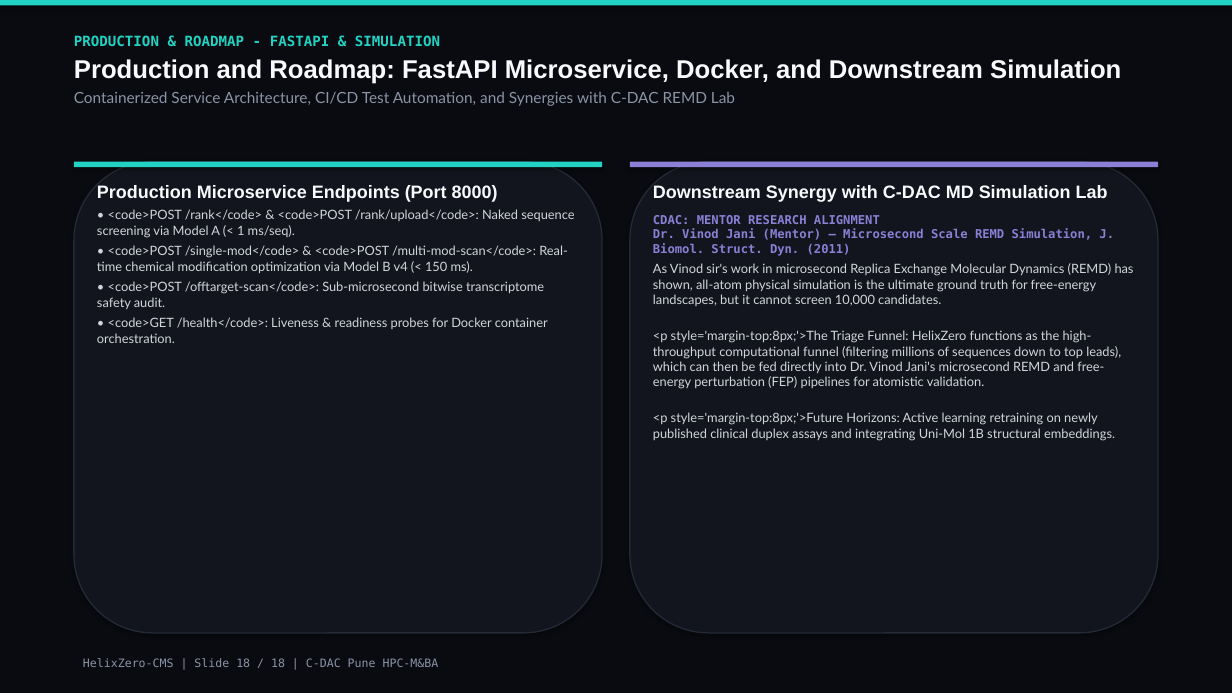
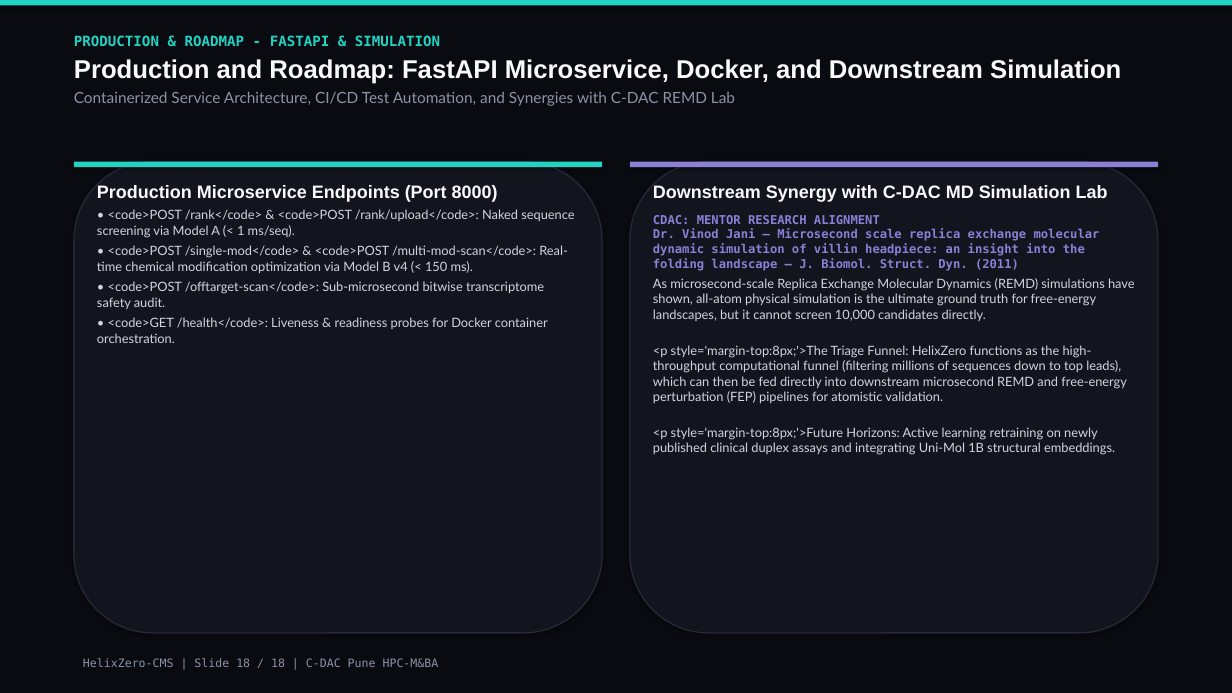
Before and after one commit to nitinjadhav888/Helixzerocms-CDAC, a slide deck: slide 18 of Paper/HelixZero_Software_Presentation.pptx. Drawn at 1232x693 pixels with LibreOffice and Linux fonts; fonts in the diff are those of the drawing. Boxes give left, top, right and bottom in pixels: in the first picture for what was removed or moved away, otherwise in the second. Text is boxed around its words. In the diff, an @@ line names an element or a change of style, - is before the commit and + after.

```diff
--- a/Paper/HelixZero_Software_Presentation.pptx
+++ b/Paper/HelixZero_Software_Presentation.pptx
@@ text at [653,215,1135,403]: text changed @@
-CDAC: MENTOR RESEARCH ALIGNMENT
-Dr. Vinod Jani (Mentor) — Microsecond Scale REMD Simulation, J. Biomol. Struct. Dyn. (2011)
-As Vinod sir's work in microsecond Replica Exchange Molecular Dynamics (REMD) has shown, all-atom physical simulation is the ultimate ground truth for free-energy landscapes, but it cannot screen 10,000 candidates.
-<p style='margin-top:8px;'>The Triage Funnel: HelixZero functions as the high-throughput computational funnel (filtering millions of sequences down to top leads), which can then be fed directly into Dr. Vinod Jani's microsecond REMD and free-energy perturbation (FEP) pipelines for atomistic validation.
+CDAC: MENTOR RESEARCH ALIGNMENT
+Dr. Vinod Jani — Microsecond scale replica exchange molecular dynamic simulation of villin headpiece: an insight into the folding landscape — J. Biomol. Struct. Dyn. (2011)
+As microsecond-scale Replica Exchange Molecular Dynamics (REMD) simulations have shown, all-atom physical simulation is the ultimate ground truth for free-energy landscapes, but it cannot screen 10,000 candidates directly.
+<p style='margin-top:8px;'>The Triage Funnel: HelixZero functions as the high-throughput computational funnel (filtering millions of sequences down to top leads), which can then be fed directly into downstream microsecond REMD and free-energy perturbation (FEP) pipelines for atomistic validation.
```
Also in this commit, not shown: 4 other slides changed, 11 other files.
